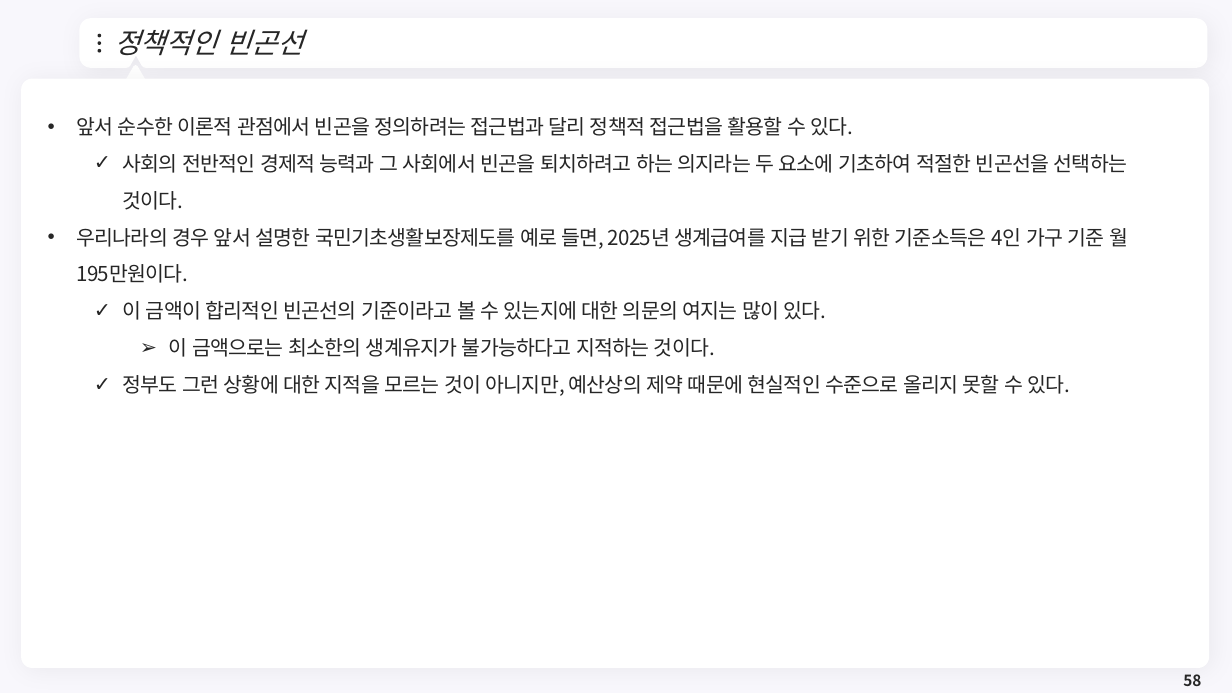
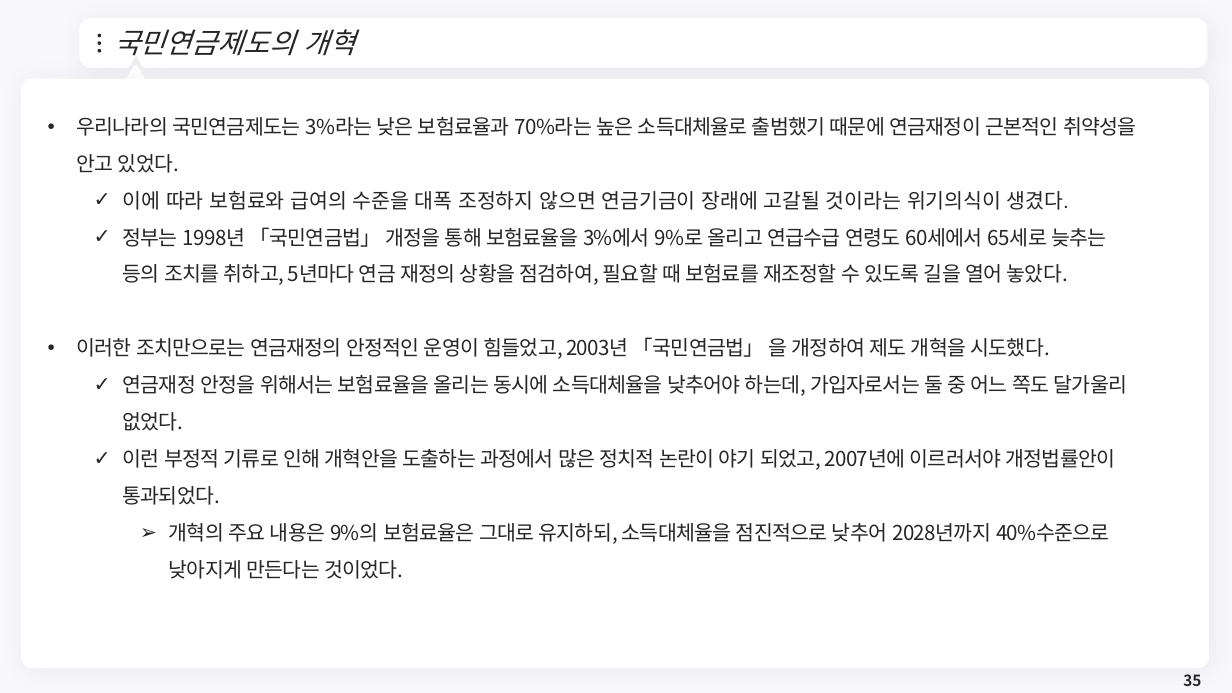
Before and after one commit to meandthey/Teaching, a slide deck: slide 35 of 재정학/01_Lectures/재정학_Chapter_10.pptx (slide 58 before the commit). Drawn at 1232x693 pixels with LibreOffice and Linux fonts; fonts in the diff are those of the drawing; background and template pictures are left out. Boxes give left, top, right and bottom in pixels: in the first picture for what was removed or moved away, otherwise in the second. Text is boxed around its words. In the diff, an @@ line names an element or a change of style, - is before the commit and + after.

```diff
--- a/재정학/01_Lectures/재정학_Chapter_10.pptx
+++ b/재정학/01_Lectures/재정학_Chapter_10.pptx
@@ title at box(114, 29, 355, 56): text changed @@
-정책적인 빈곤선
+국민연금제도의 개혁
@@ text removed at box(76, 117, 1128, 396) @@
-• 앞서 순수한 이론적 관점에서 빈곤을 정의하려는 접근법과 달리 정책적 접근법을 활용할 수 있다.
-  ✓ 사회의 전반적인 경제적 능력과 그 사회에서 빈곤을 퇴치하려고 하는 의지라는 두 요소에 기초하여 적절한 빈곤선을 선택하는 것이다.
-• 우리나라의 경우 앞서 설명한 국민기초생활보장제도를 예로 들면, 2025년 생계급여를 지급 받기 위한 기준소득은 4인 가구 기준 월 195만원이다.
-  ✓ 이 금액이 합리적인 빈곤선의 기준이라고 볼 수 있는지에 대한 의문의 여지는 많이 있다.
-    ➢ 이 금액으로는 최소한의 생계유지가 불가능하다고 지적하는 것이다.
-  ✓ 정부도 그런 상황에 대한 지적을 모르는 것이 아니지만, 예산상의 제약 때문에 현실적인 수준으로 올리지 못할 수 있다.
@@ text added at box(76, 117, 1136, 579), 16 pt, text #262626 @@
+• 우리나라의 국민연금제도는 3%라는 낮은 보험료율과 70%라는 높은 소득대체율로 출범했기 때문에 연금재정이 근본적인 취약성을 안고 있었다.
+  ✓ 이에 따라 보험료와 급여의 수준을 대폭 조정하지 않으면 연금기금이 장래에 고갈될 것이라는 위기의식이 생겼다.
+  ✓ 정부는 1998년 「국민연금법」 개정을 통해 보험료율을 3%에서 9%로 올리고 연급수급 연령도 60세에서 65세로 늦추는 등의 조치를 취하고, 5년마다 연금 재정의 상황을 점검하여, 필요할 때 보험료를 재조정할 수 있도록 길을 열어 놓았다.
+• 이러한 조치만으로는 연금재정의 안정적인 운영이 힘들었고, 2003년 「국민연금법」 을 개정하여 제도 개혁을 시도했다.
+  ✓ 연금재정 안정을 위해서는 보험료율을 올리는 동시에 소득대체율을 낮추어야 하는데, 가입자로서는 둘 중 어느 쪽도 달가울리 없었다.
+  ✓ 이런 부정적 기류로 인해 개혁안을 도출하는 과정에서 많은 정치적 논란이 야기 되었고, 2007년에 이르러서야 개정법률안이 통과되었다.
+    ➢ 개혁의 주요 내용은 9%의 보험료율은 그대로 유지하되, 소득대체율을 점진적으로 낮추어 2028년까지 40%수준으로 낮아지게 만든다는 것이었다.
@@ page number at box(1183, 674, 1201, 686): text changed @@
-58
+35
```
Also in this commit, not shown: 8 other slides changed, 6 slides added, 17 slides removed, 1 other file.
